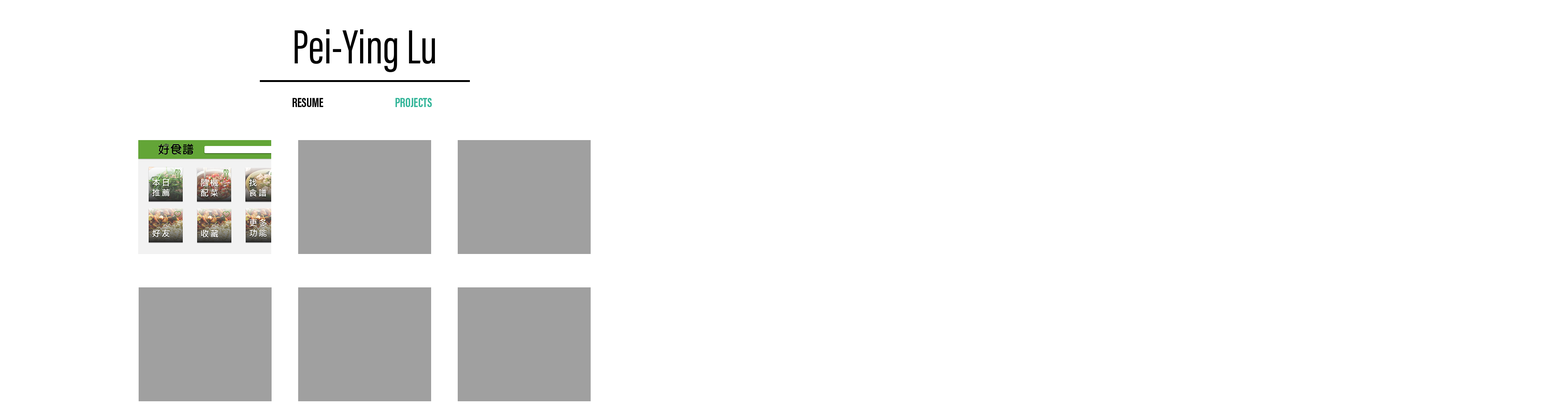
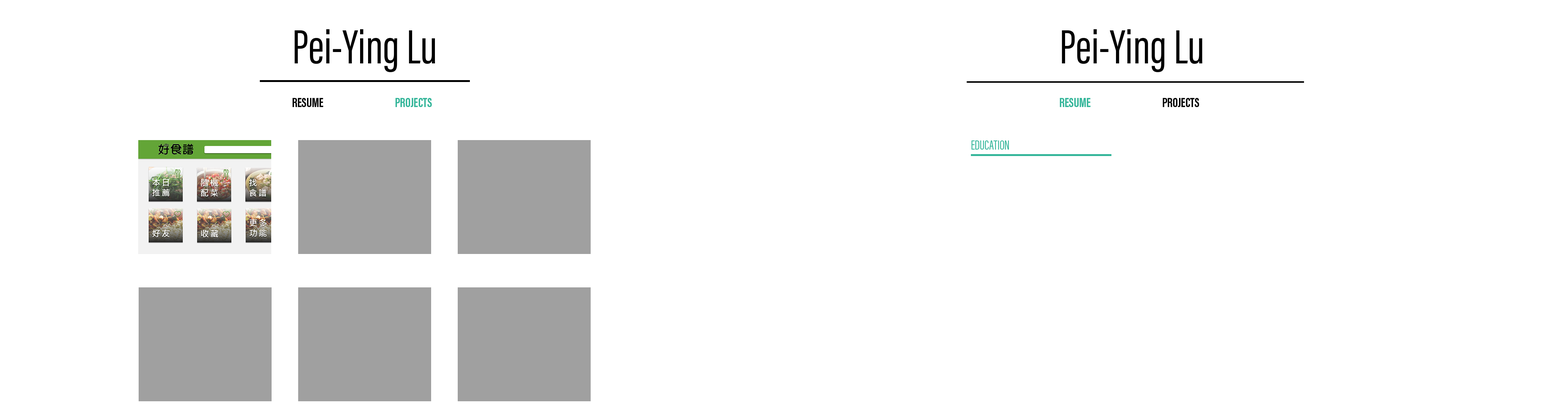
Revision of a layered 1568×410 image; what changed, layer by layer:
added layer "Projects" (1st of 2, in "工作區域 2") in group "工作區域 2" over box(1162, 98, 1200, 108)
added layer "Resume" (1st of 2, in "工作區域 2") in group "工作區域 2" over box(1059, 98, 1091, 108)
added layer "Education" in group "工作區域 2" over box(971, 140, 1009, 150)
added layer "形狀 1 拷貝 2" in group "工作區域 2" over box(970, 154, 1112, 157)
added layer "形狀 1 拷貝" in group "工作區域 2" over box(966, 81, 1305, 83)
added layer "Pei-Ying Lu 拷貝" in group "工作區域 2" over box(1061, 29, 1203, 73)
